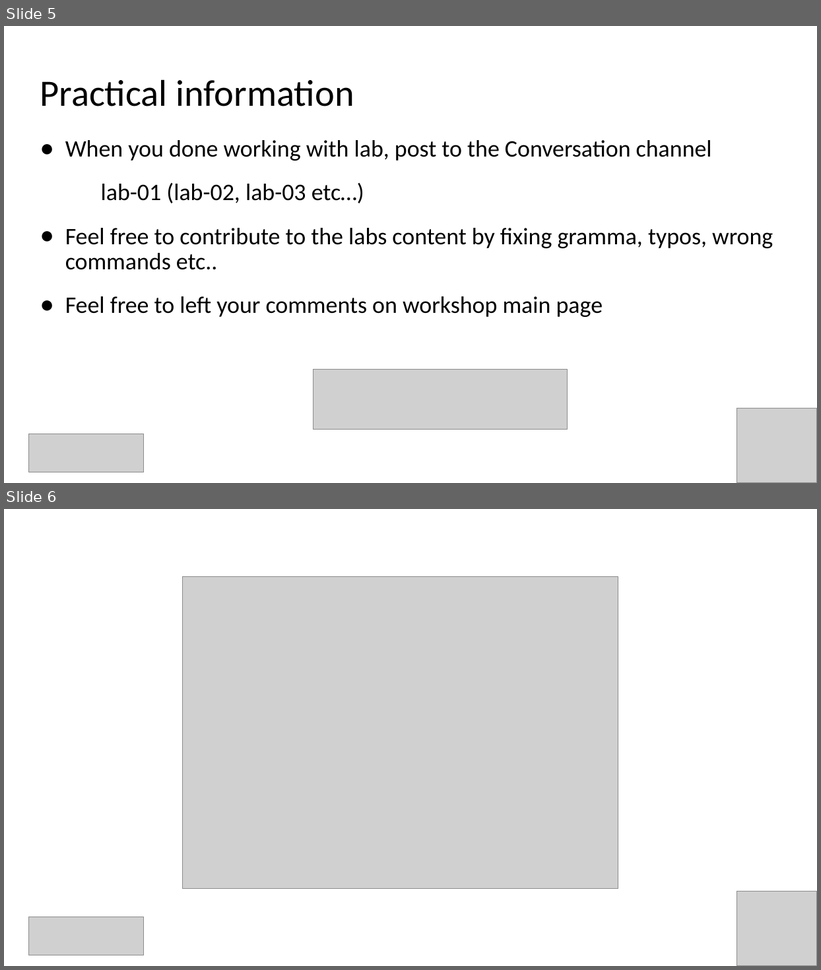
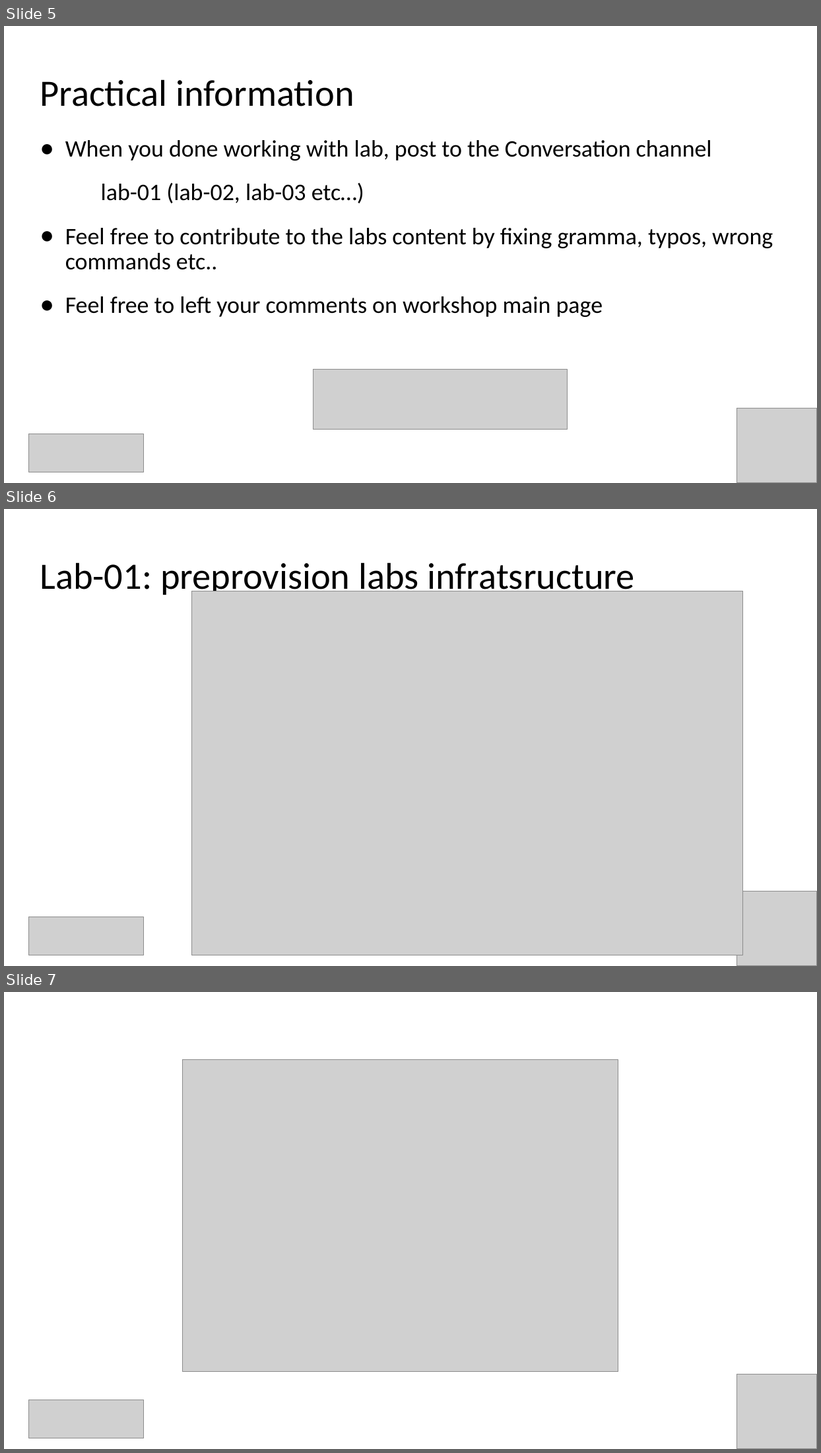
Before and after one commit to evgenyb/iac-workshops, a slide deck: azure-load-balancing-options/slides/azure-load-balancing-options.pptx. Shown one above the other, each under a label of ours: slides 5 and 6 before the commit, slides 5, 6 and 7 after it. The pictures are 821x970 and 821x1453 pixels, drawn with LibreOffice and Linux fonts; fonts in the diff are those of the drawing; grey boxes stand for pictures. Boxes give left, top, right and bottom in pixels: in the first picture for what was removed or moved away, otherwise in the second. Text is boxed around its words. In the diff, an @@ line names an element or a change of style, - is before the commit and + after.

```diff
--- a/azure-load-balancing-options/slides/azure-load-balancing-options.pptx
+++ b/azure-load-balancing-options/slides/azure-load-balancing-options.pptx
@@ slide 6 added at box(4, 509, 817, 966), background #FFFFFF @@
@@ title added at box(40, 562, 634, 597), 44 pt, text #000000 @@
+Lab-01: preprovision labs infratsructure
@@ picture added at box(192, 591, 743, 956) @@
@@ picture added at box(737, 891, 817, 966) @@
@@ picture added at box(29, 917, 144, 956) @@
@@ what was slide 6 is now slide 7 @@
```
Also in this commit, not shown: 1 slide changed, 10 other files.
